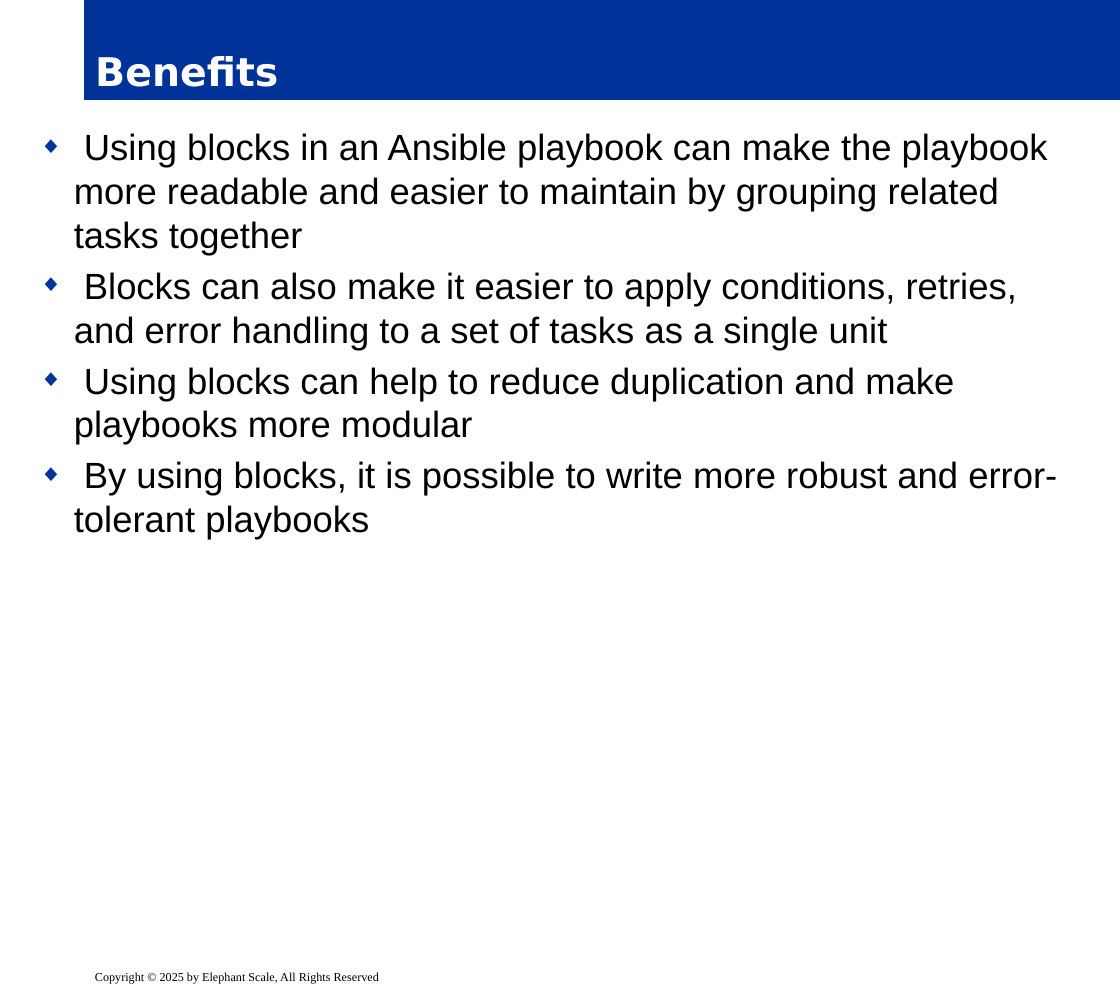
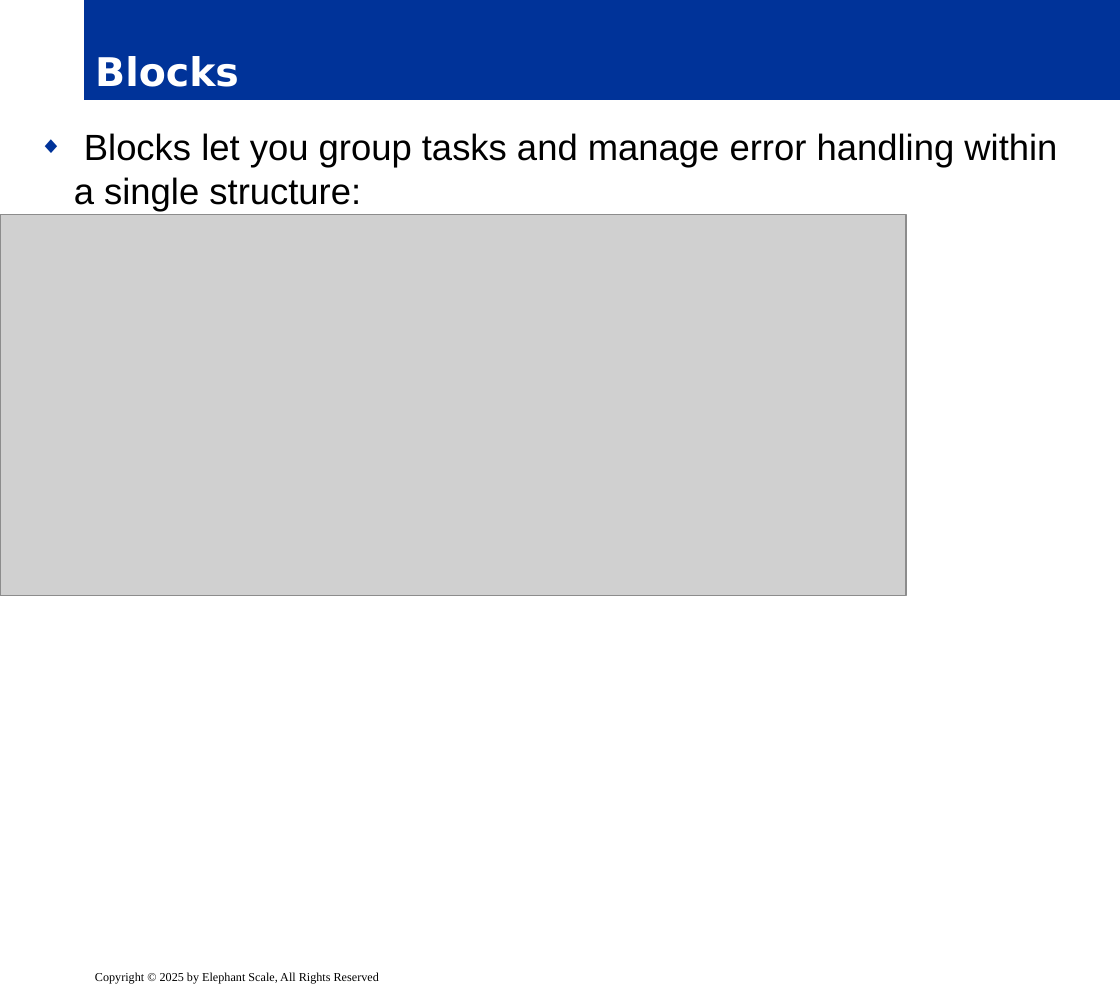
Before and after one commit to elephantscale/es-training-new, a slide deck: slide 56 of ansible/release/03__ansible-playbook.pptx (slide 66 before the commit). Drawn at 1120x992 pixels with LibreOffice and Linux fonts; fonts in the diff are those of the drawing; grey boxes stand for pictures; background and template pictures are left out. Boxes give left, top, right and bottom in pixels: in the first picture for what was removed or moved away, otherwise in the second. Text is boxed around its words. In the diff, an @@ line names an element or a change of style, - is before the commit and + after.

```diff
--- a/ansible/release/03__ansible-playbook.pptx
+++ b/ansible/release/03__ansible-playbook.pptx
@@ title at bbox=[95, 56, 239, 87]: text changed @@
-Benefits
+Blocks
@@ text at bbox=[74, 133, 1057, 212]: text changed @@
-◆ Using blocks in an Ansible playbook can make the playbook more readable and easier to maintain by grouping related tasks together
-◆ Blocks can also make it easier to apply conditions, retries, and error handling to a set of tasks as a single unit
-◆ Using blocks can help to reduce duplication and make playbooks more modular
-◆ By using blocks, it is possible to write more robust and error-tolerant playbooks
+◆ Blocks let you group tasks and manage error handling within a single structure:
@@ picture added at bbox=[0, 214, 906, 596] @@
```
Also in this commit, not shown: 73 other slides changed, 28 slides added, 17 slides removed, 6 other files.
